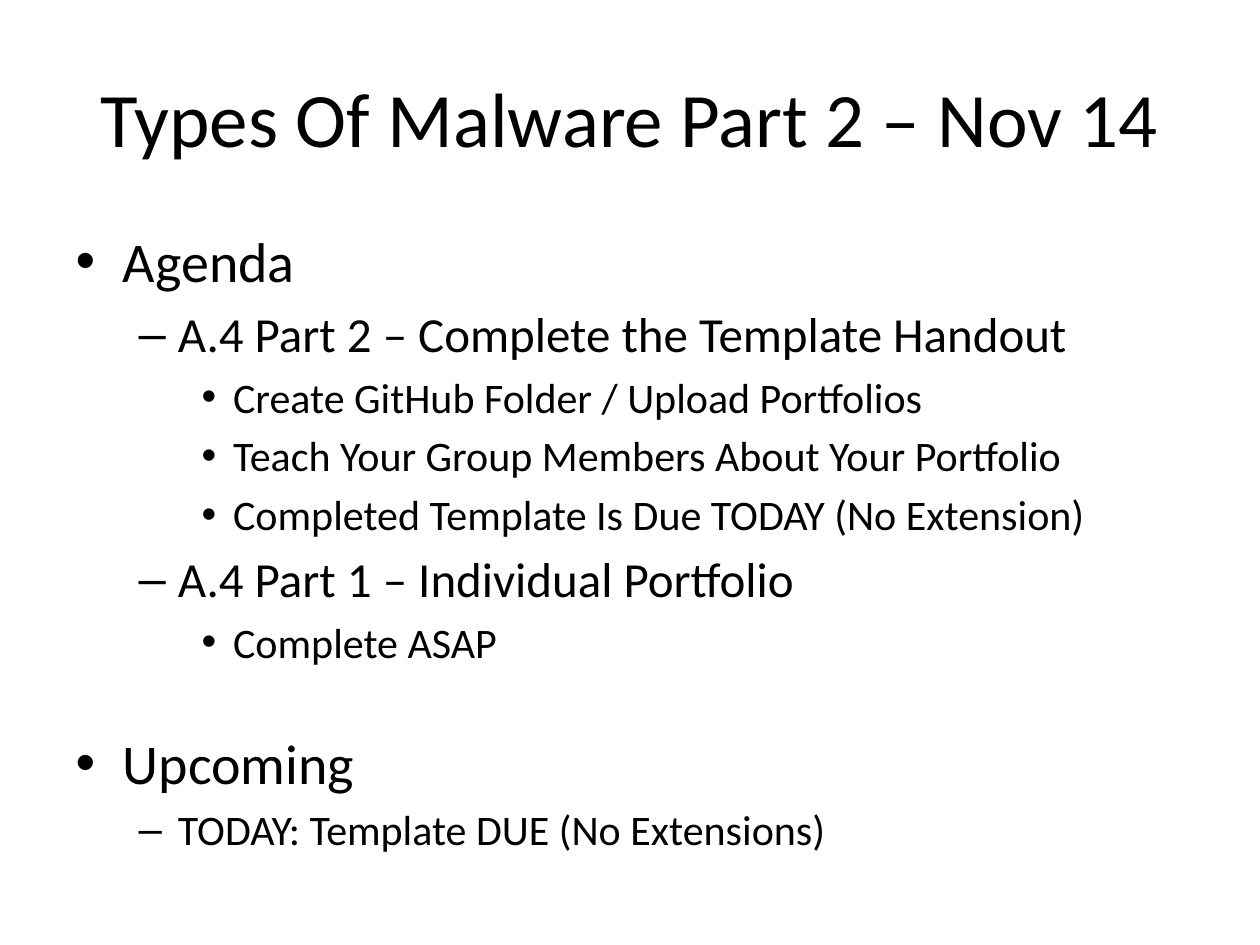
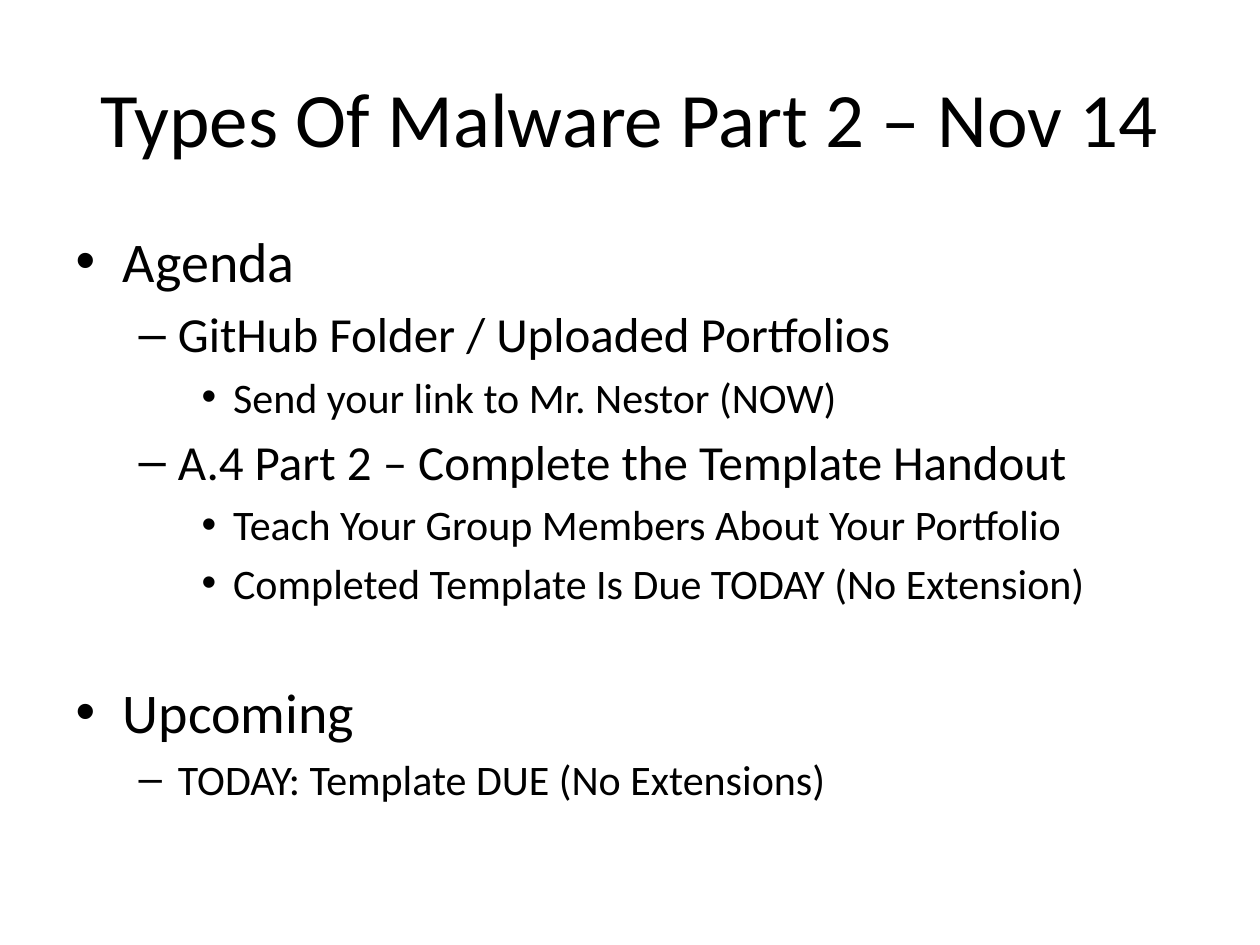
Before and after one commit to Greg5519/ICS2O0, a slide deck: slide 1 of Daily Agendas/Day11.4_TypesOfMalware4.pptx. Drawn at 1260x945 pixels with LibreOffice and Linux fonts; fonts in the diff are those of the drawing. Boxes give left, top, right and bottom in pixels: in the first picture for what was removed or moved away, otherwise in the second. Text is boxed around its words. In the diff, an @@ line names an element or a change of style, - is before the commit and + after.

Commit message:
P1 Prep

```diff
--- a/Daily Agendas/Day11.4_TypesOfMalware4.pptx
+++ b/Daily Agendas/Day11.4_TypesOfMalware4.pptx
@@ text at [178, 318, 890, 420]: paragraphs added @@
+  – GitHub Folder / Uploaded Portfolios
+    • Send your link to Mr. Nestor (NOW)
@@ text at [233, 383, 922, 420]: paragraph removed @@
-    • Create GitHub Folder / Upload Portfolios
@@ text at [178, 563, 794, 665]: paragraphs removed @@
-  – A.4 Part 1 – Individual Portfolio
-    • Complete ASAP
```
